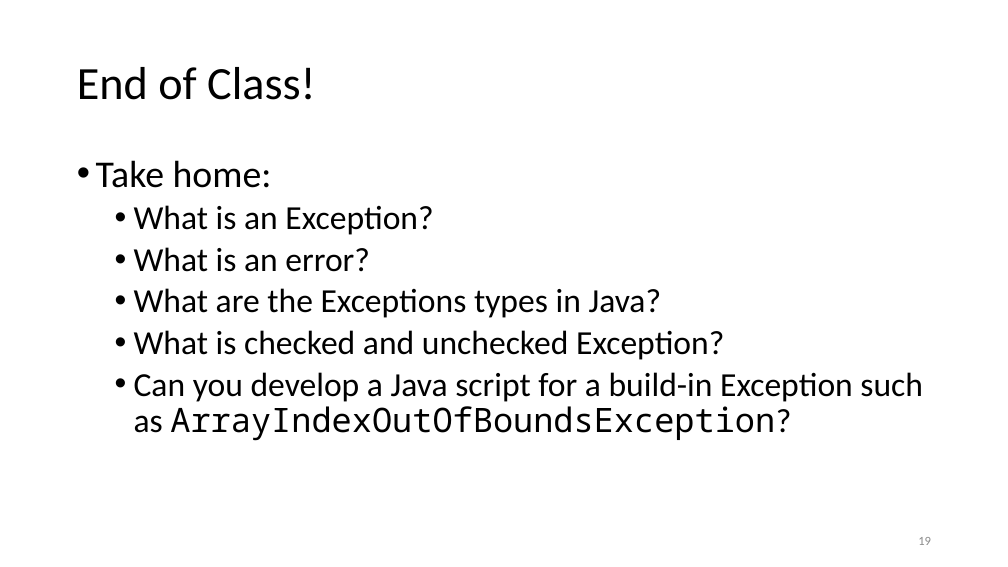
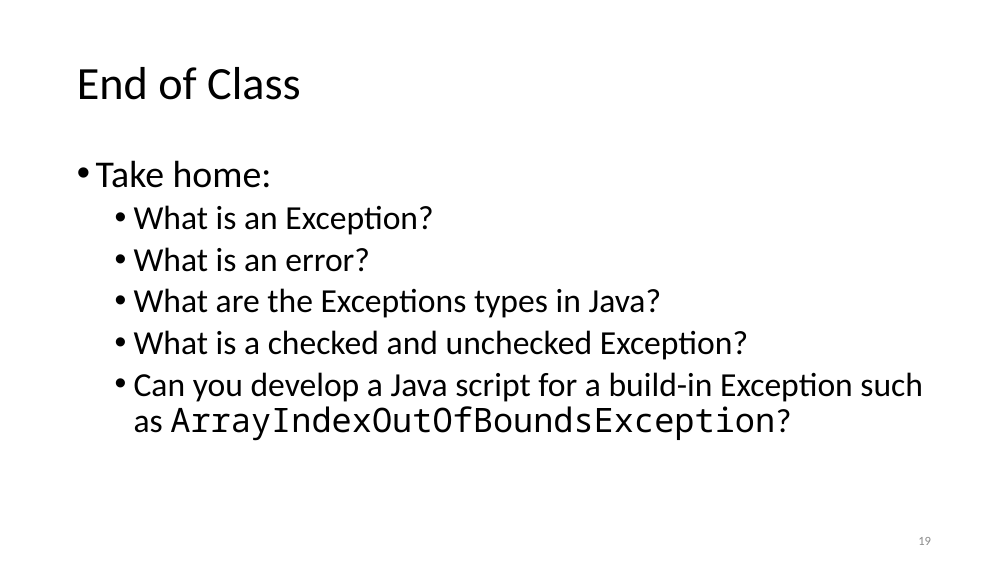
Before and after one commit to steliosot/java_exceptions_tutorial, a slide deck: slide 19 of Exceptions short tutorial.pptx. Drawn at 1008x567 pixels with LibreOffice and Linux fonts; fonts in the diff are those of the drawing. Boxes give left, top, right and bottom in pixels: in the first picture for what was removed or moved away, otherwise in the second. Text is boxed around its words. In the diff, an @@ line names an element or a change of style, - is before the commit and + after.

```diff
--- a/Exceptions short tutorial.pptx
+++ b/Exceptions short tutorial.pptx
@@ title at (77, 67, 300, 100): text changed @@
-End of Class!
+End of Class
@@ text at (134, 330, 748, 360): text changed @@
-  • What is checked and unchecked Exception?
+  • What is a checked and unchecked Exception?
```
Also in this commit, not shown: 15 other slides changed, 1 slide added, 2 other files.
